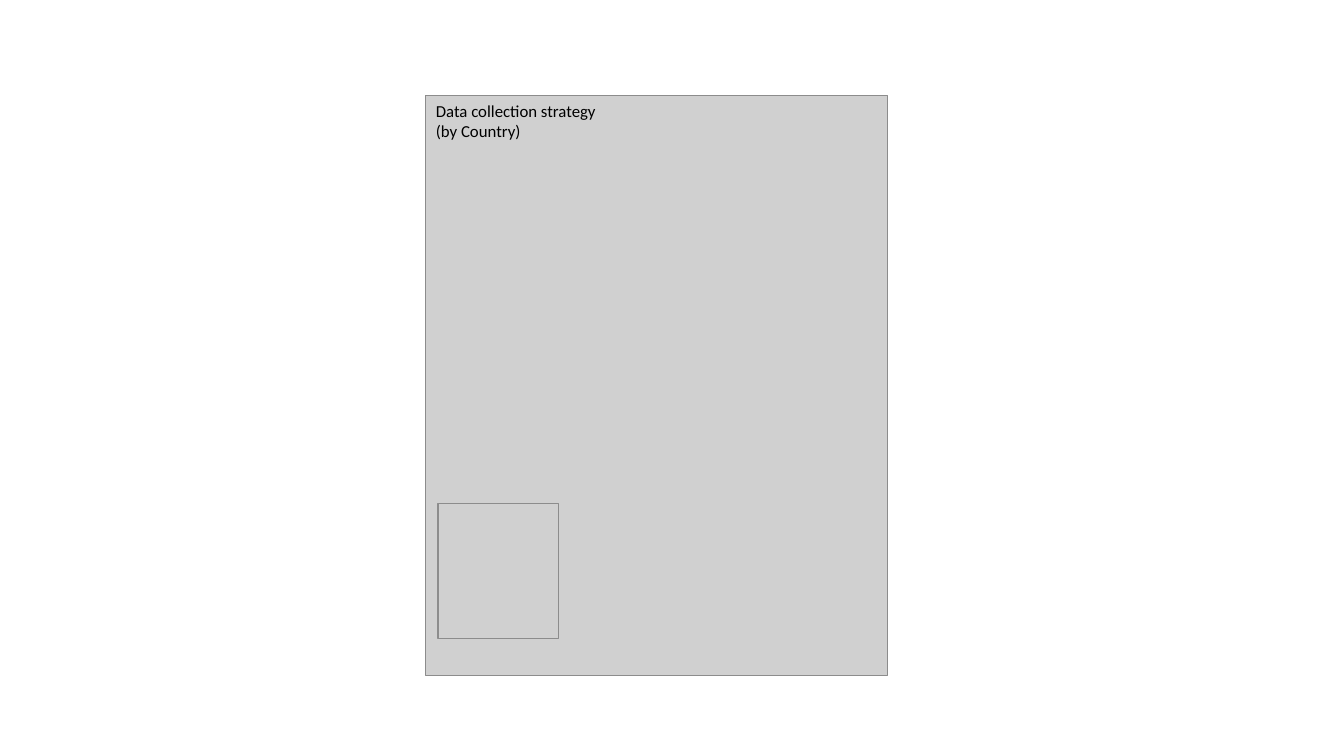
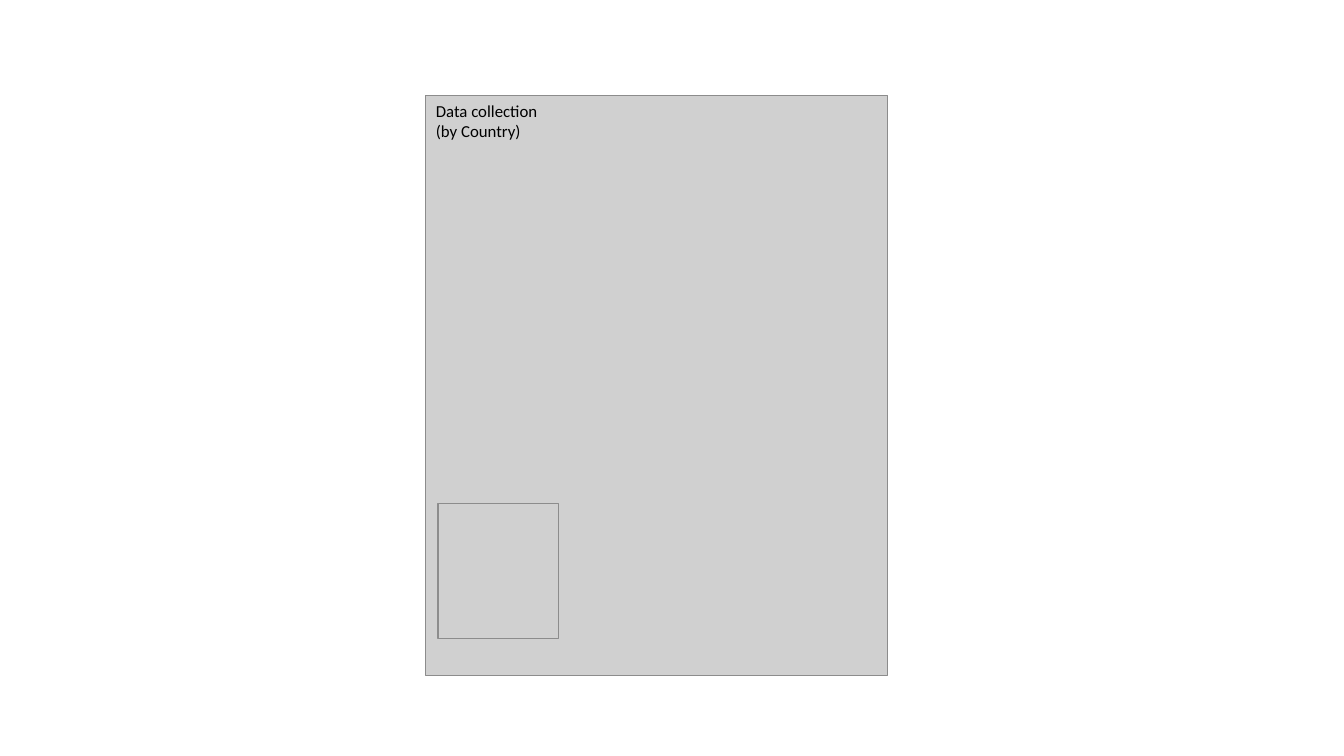
Before and after one commit to MAnalytics/Sentiment-analysis, a slide deck: slide 2 of figures/ppt.pptx (slide 3 before the commit). Drawn at 1344x756 pixels with LibreOffice and Linux fonts; fonts in the diff are those of the drawing; grey boxes stand for pictures. Boxes give left, top, right and bottom in pixels: in the first picture for what was removed or moved away, otherwise in the second. Text is boxed around its words. In the diff, an @@ line names an element or a change of style, - is before the commit and + after.

```diff
--- a/figures/ppt.pptx
+++ b/figures/ppt.pptx
@@ text at [436, 105, 537, 140]: text changed @@
-Data collection strategy (by Country)
+Data collection (by Country)
```
Also in this commit, not shown: 1 other slide changed, 8 other files.
